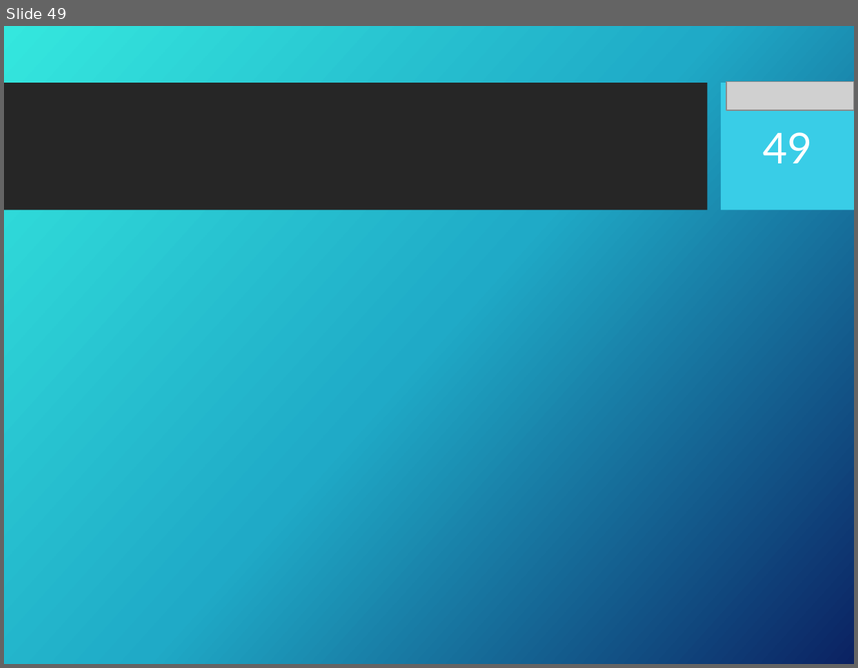
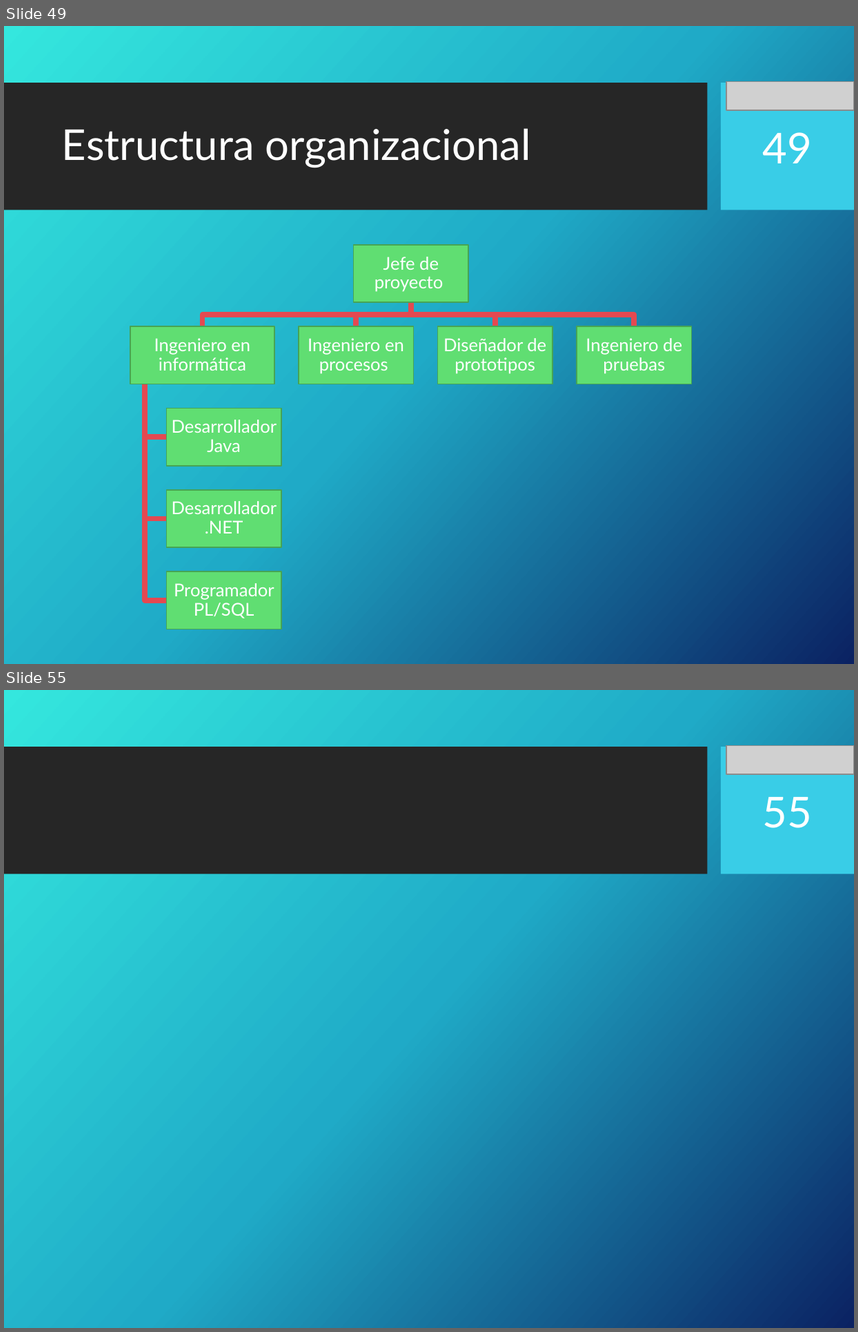
Before and after one commit to portafolio2016/hipocrates, a slide deck: docs/plan-de-proyecto/ppt-iteracion1.pptx. Shown one above the other, each under a label of ours: slide 49 before the commit, slides 49 and 55 after it; the slides between them are not shown. The pictures are 858x668 and 858x1332 pixels, drawn with LibreOffice and Linux fonts; fonts in the diff are those of the drawing; grey boxes stand for pictures; background and template pictures are left out. Boxes give left, top, right and bottom in pixels: in the first picture for what was removed or moved away, otherwise in the second. Text is boxed around its words. In the diff, an @@ line names an element or a change of style, - is before the commit and + after.

Commit message:
Agregado Estructura organizacional / Interfaces e interacciones / Responsables

```diff
--- a/docs/plan-de-proyecto/ppt-iteracion1.pptx
+++ b/docs/plan-de-proyecto/ppt-iteracion1.pptx
@@ slide 49 added at [4,26,854,664], background picture (left out); not listed: 2 template elements that a slide beside it also shows @@
@@ picture added at [726,82,854,111] @@
@@ title added at [62,128,531,167], 36 pt, text #FFFFFF @@
+Estructura organizacional
@@ page number added at [763,132,812,163], 36 pt, text #FFFFFF @@
+49
@@ group added at [131,245,692,628]: 8 rectangles, 8 texts, 7 freeform shapes @@
+Jefe de proyecto
+Ingeniero en informática
+Desarrollador Java
+Desarrollador .NET
+Programador PL/SQL
+Ingeniero en procesos
+Diseñador de prototipos
+Ingeniero de pruebas
@@ what was slide 49 is now slide 55 @@
@@ page number at [763,797,812,828]: text changed @@
-49
+55
```
Also in this commit, not shown: 7 other slides added.
